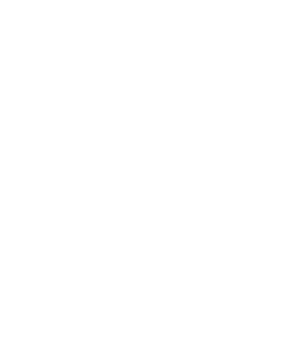
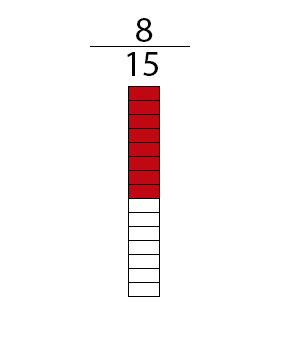
Two versions of the same layered image (300 x 350). Layer-by-layer changes:
showed group "Parte3" (4 layers) over [90, 18, 190, 297]
